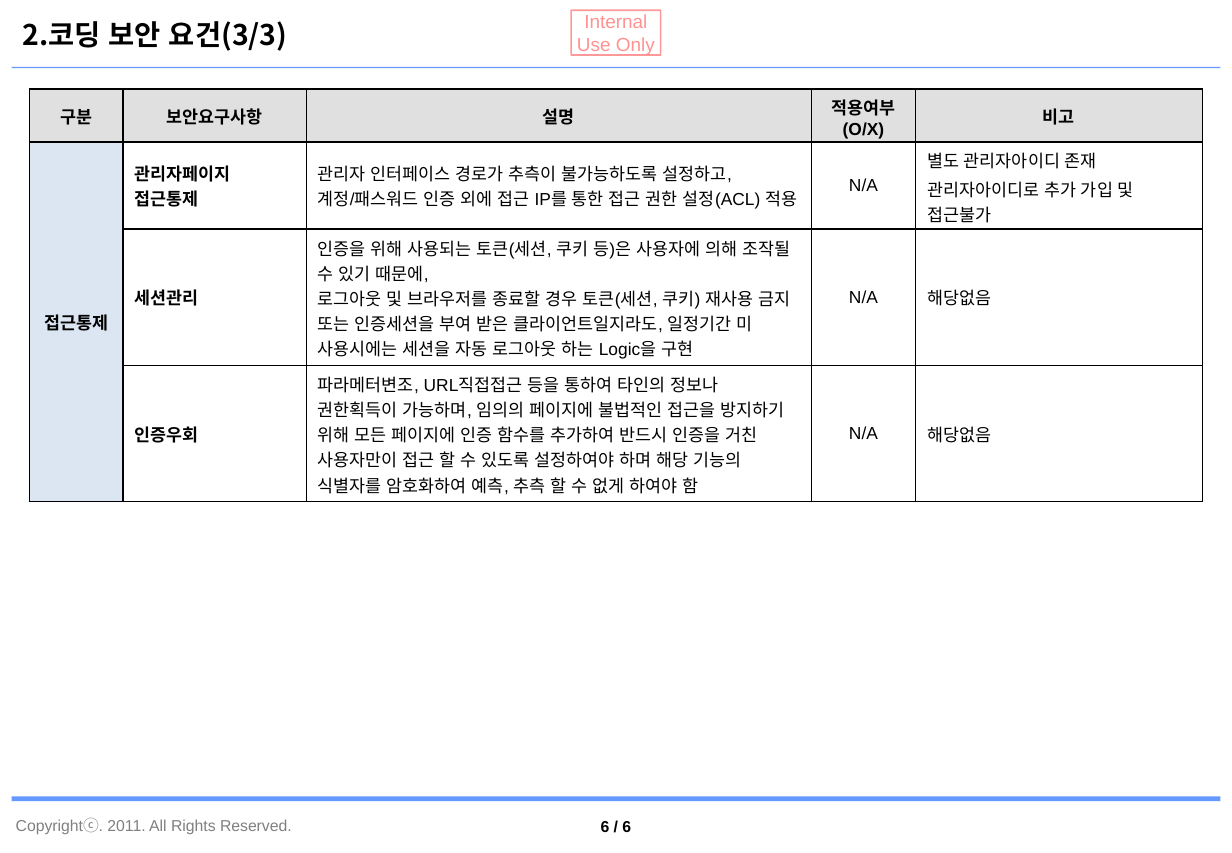
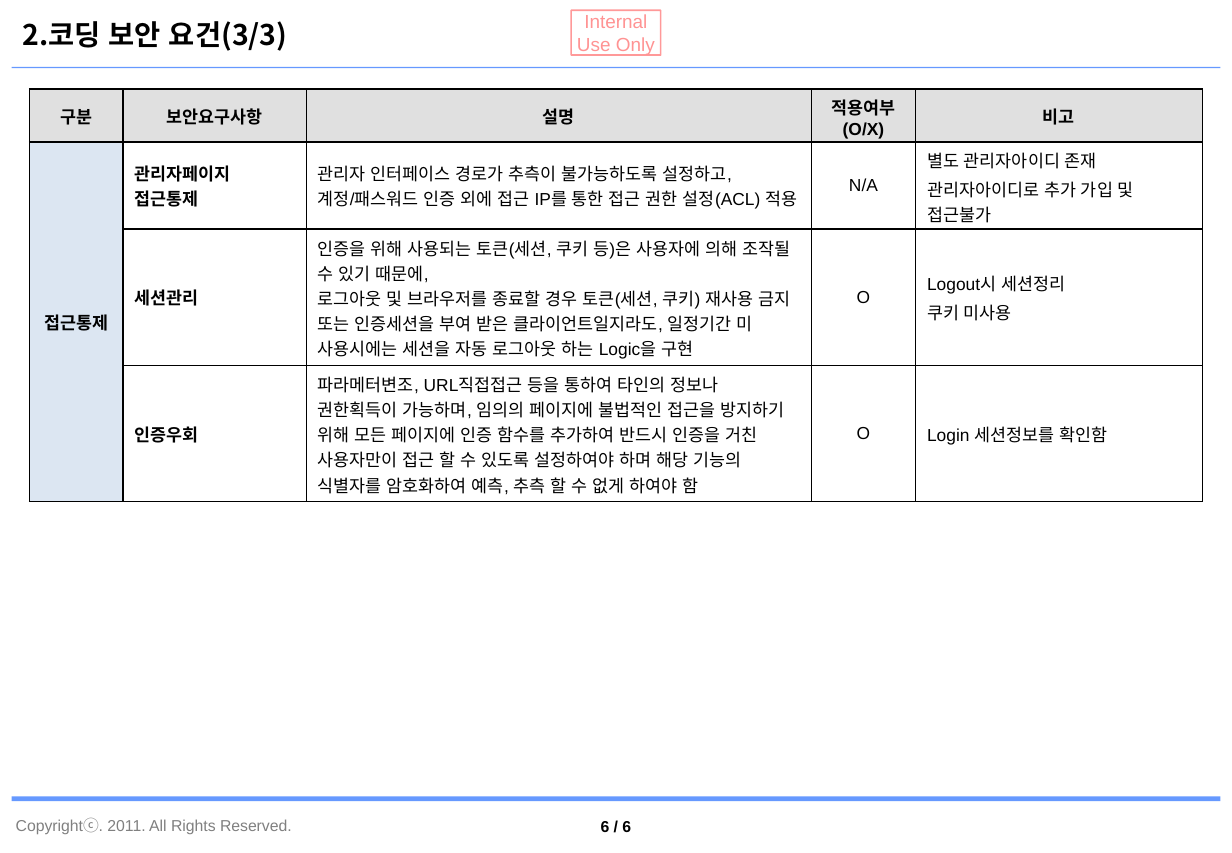
Before and after one commit to jaeyong1/stockmgmt, a slide deck: slide 7 of documents/자재관리시스템_보안점검 결과서.pptx. Drawn at 1232x853 pixels with LibreOffice and Linux fonts; fonts in the diff are those of the drawing; background and template pictures are left out. Boxes give left, top, right and bottom in pixels: in the first picture for what was removed or moved away, otherwise in the second. Text is boxed around its words. In the diff, an @@ line names an element or a change of style, - is before the commit and + after.

```diff
--- a/documents/자재관리시스템_보안점검 결과서.pptx
+++ b/documents/자재관리시스템_보안점검 결과서.pptx
@@ table at (30,89,1202,502) @@
-row 3, column 4: N/A
+row 3, column 4: O
-row 3, column 5: 해당없음
+row 3, column 5: Logout시 세션정리 / 쿠키 미사용
-row 4, column 4: N/A
+row 4, column 4: O
-row 4, column 5: 해당없음
+row 4, column 5: Login 세션정보를 확인함
```
Also in this commit, not shown: 4 other slides changed, 9 other files.
